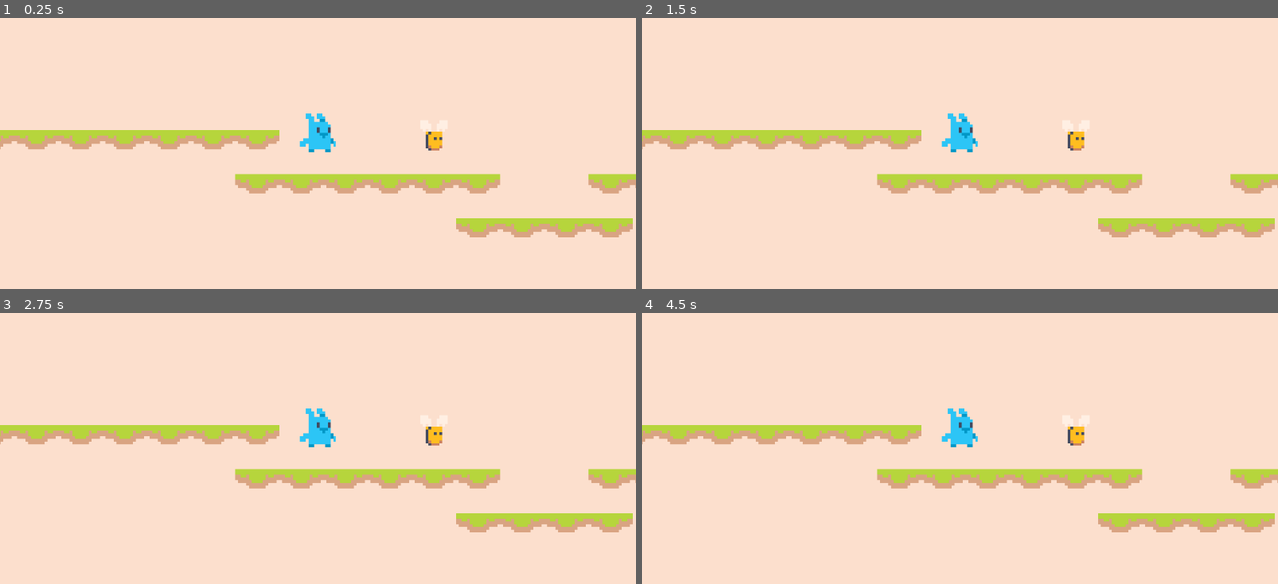
Above: before the commit, frames 1-4 (two rows, left to right).
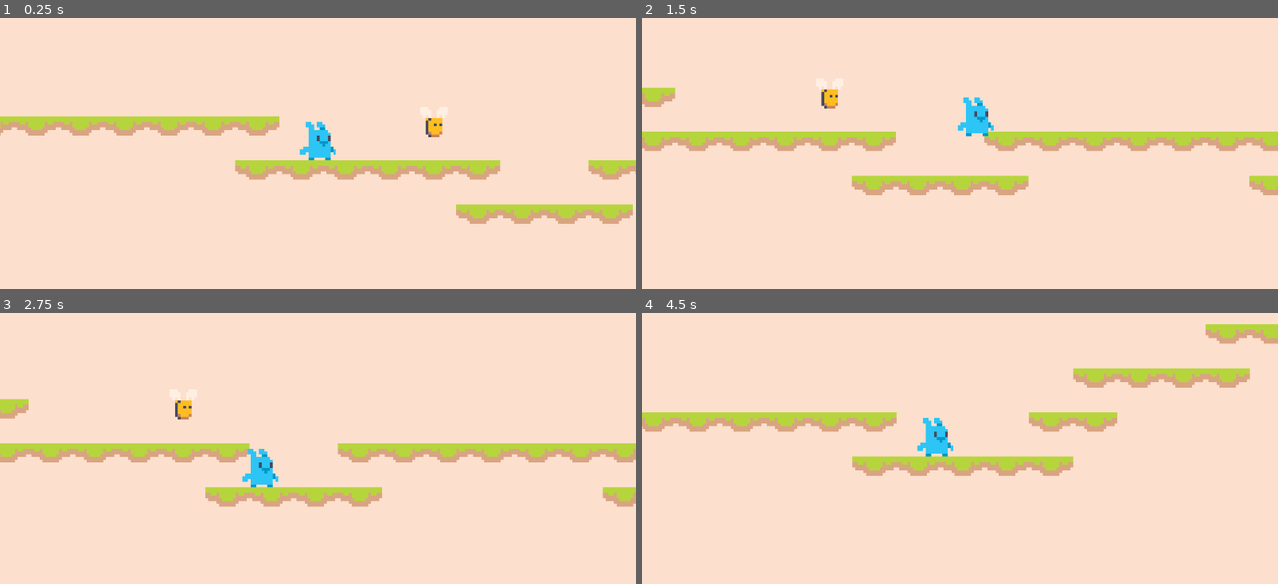
Above: after the commit, the same moments.

Repository: heliosalesjr/shaungodot
Game: Godot game, scene res://scenes/game.tscn
Same seed, same stepped clock (60 frames per second), same inputs: the game is played once before the commit and once after it.
Inputs:
- Up to frame 1 (0.25 s): no input
- Up to frame 2 (1.5 s): hold Down (shoot) 0.53-1.28 s; hold Right (right) from 0.53 s (still down); tap Space (jump) at 0.77, 0.8, 1.07, 1.35 s
- Up to frame 3 (2.75 s): tap Space (jump) at 1.52, 1.82, 2.3 s; tap Down (shoot) at 1.55 s; release Right (right) at 2.03 s; hold Left (left) from 2.03 s (still down); hold Down (shoot) from 2.03 s (still down)
- Up to frame 4 (4.5 s): release Left (left) at 2.78 s; release Down (shoot) at 2.78 s; hold Right (right) 2.78-4.28 s; tap Down (shoot) at 2.85, 4.35 s; tap Space (jump) at 3.02, 3.32, 3.6, 3.77, 4.07 s; hold Left (left) from 4.28 s (still down)

The runs differ from the first frame. In frame 1, 14% of the frame differs, in the area x 0-100%, y 35-81%; in frame 2, 11%; in frame 3, 15%, in the area x 0-100%, y 31-81%; in frame 4, 15%.

Commit message:
player movements

Diff:
--- a/project.godot
+++ b/project.godot
@@ -29,7 +29,8 @@
 }
 jump={
 "deadzone": 0.5,
-"events": [Object(InputEventKey,"resource_local_to_scene":fa …(140 unchanged characters)… d":false,"keycode":0,"physical_keycode":32,"key_label":0,"unicode":32,"echo":false,"script":null)
+"events": [Object(InputEventKey,"resource_local_to_scene":fa …(140 unchanged characters)… d":false,"keycode":0,"physical_keycode":4194320,"key_label":0,"unicode":0,"echo":false,"script":null)
+, Object(InputEventKey,"resource_local_to_scene":false,"resource_name":"","device":-1,"window_id":0,"alt_pressed":false,"shift_pressed":false,"ctrl_pressed":false,"meta_pressed":false,"pressed":false,"keycode":0,"physical_keycode":32,"key_label":0,"unicode":32,"echo":false,"script":null)
 ]
 }
 shoot={
--- a/scenes/level.tscn
+++ b/scenes/level.tscn
@@ -7,31 +7,104 @@
 [sub_resource type="TileSetAtlasSource" id="TileSetAtlasSource_07ill"]
 texture = ExtResource("1_0c252")
 3:0/0 = 0
+3:0/0/physics_layer_0/linear_velocity = Vector2(0, 0)
+3:0/0/physics_layer_0/angular_velocity = 0.0
+3:0/0/physics_layer_0/polygon_0/points = PackedVector2Array(-8, -8, 8, -8, 8, 8, -8, 8)
 4:0/0 = 0
+4:0/0/physics_layer_0/linear_velocity = Vector2(0, 0)
+4:0/0/physics_layer_0/angular_velocity = 0.0
+4:0/0/physics_layer_0/polygon_0/points = PackedVector2Array(-8, -8, 8, -8, 8, 8, -8, 8)
 5:0/0 = 0
+5:0/0/physics_layer_0/linear_velocity = Vector2(0, 0)
+5:0/0/physics_layer_0/angular_velocity = 0.0
+5:0/0/physics_layer_0/polygon_0/points = PackedVector2Array(-8, -8, 8, -8, 8, 8, -8, 8)
 6:0/0 = 0
+6:0/0/physics_layer_0/linear_velocity = Vector2(0, 0)
+6:0/0/physics_layer_0/angular_velocity = 0.0
+6:0/0/physics_layer_0/polygon_0/points = PackedVector2Array(-8, -8, 8, -8, 8, 8, -8, 8)
 7:0/0 = 0
+7:0/0/physics_layer_0/linear_velocity = Vector2(0, 0)
+7:0/0/physics_layer_0/angular_velocity = 0.0
+7:0/0/physics_layer_0/polygon_0/points = PackedVector2Array(-8, -8, 8, -8, 8, 8, -8, 8)
 8:0/0 = 0
+8:0/0/physics_layer_0/linear_velocity = Vector2(0, 0)
+8:0/0/physics_layer_0/angular_velocity = 0.0
+8:0/0/physics_layer_0/polygon_0/points = PackedVector2Array(-8, -8, 8, -8, 8, 8, -8, 8)
 9:0/0 = 0
+9:0/0/physics_layer_0/linear_velocity = Vector2(0, 0)
+9:0/0/physics_layer_0/angular_velocity = 0.0
+9:0/0/physics_layer_0/polygon_0/points = PackedVector2Array(-8, -8, 8, -8, 8, 8, -8, 8)
 3:1/0 = 0
+3:1/0/physics_layer_0/linear_velocity = Vector2(0, 0)
+3:1/0/physics_layer_0/angular_velocity = 0.0
+3:1/0/physics_layer_0/polygon_0/points = PackedVector2Array(-8, -8, 8, -8, 8, 8, -8, 8)
 4:1/0 = 0
+4:1/0/physics_layer_0/linear_velocity = Vector2(0, 0)
+4:1/0/physics_layer_0/angular_velocity = 0.0
+4:1/0/physics_layer_0/polygon_0/points = PackedVector2Array(-8, -8, 8, -8, 8, 8, -8, 8)
 5:1/0 = 0
+5:1/0/physics_layer_0/linear_velocity = Vector2(0, 0)
+5:1/0/physics_layer_0/angular_velocity = 0.0
+5:1/0/physics_layer_0/polygon_0/points = PackedVector2Array(-8, -8, 8, -8, 8, 8, -8, 8)
 6:1/0 = 0
+6:1/0/physics_layer_0/linear_velocity = Vector2(0, 0)
+6:1/0/physics_layer_0/angular_velocity = 0.0
+6:1/0/physics_layer_0/polygon_0/points = PackedVector2Array(-8, -8, 8, -8, 8, 8, -8, 8)
 7:1/0 = 0
+7:1/0/physics_layer_0/linear_velocity = Vector2(0, 0)
+7:1/0/physics_layer_0/angular_velocity = 0.0
+7:1/0/physics_layer_0/polygon_0/points = PackedVector2Array(-8, -8, 8, -8, 8, 8, -8, 8)
 8:1/0 = 0
+8:1/0/physics_layer_0/linear_velocity = Vector2(0, 0)
+8:1/0/physics_layer_0/angular_velocity = 0.0
+8:1/0/physics_layer_0/polygon_0/points = PackedVector2Array(-8, -8, 8, -8, 8, 8, -8, 8)
 9:1/0 = 0
+9:1/0/physics_layer_0/linear_velocity = Vector2(0, 0)
+9:1/0/physics_layer_0/angular_velocity = 0.0
+9:1/0/physics_layer_0/polygon_0/points = PackedVector2Array(-8, -8, 8, -8, 8, 8, -8, 8)
 0:2/0 = 0
+0:2/0/physics_layer_0/linear_velocity = Vector2(0, 0)
+0:2/0/physics_layer_0/angular_velocity = 0.0
+0:2/0/physics_layer_0/polygon_0/points = PackedVector2Array(-8, -8, 8, -8, 8, 8, -8, 8)
 1:2/0 = 0
+1:2/0/physics_layer_0/linear_velocity = Vector2(0, 0)
+1:2/0/physics_layer_0/angular_velocity = 0.0
+1:2/0/physics_layer_0/polygon_0/points = PackedVector2Array(-8, -8, 8, -8, 8, 8, -8, 8)
 2:2/0 = 0
+2:2/0/physics_layer_0/linear_velocity = Vector2(0, 0)
+2:2/0/physics_layer_0/angular_velocity = 0.0
+2:2/0/physics_layer_0/polygon_0/points = PackedVector2Array(-8, -8, 8, -8, 8, 8, -8, 8)
 3:2/0 = 0
+3:2/0/physics_layer_0/linear_velocity = Vector2(0, 0)
+3:2/0/physics_layer_0/angular_velocity = 0.0
+3:2/0/physics_layer_0/polygon_0/points = PackedVector2Array(-8, -8, 8, -8, 8, 8, -8, 8)
 4:2/0 = 0
+4:2/0/physics_layer_0/linear_velocity = Vector2(0, 0)
+4:2/0/physics_layer_0/angular_velocity = 0.0
+4:2/0/physics_layer_0/polygon_0/points = PackedVector2Array(-8, -8, 8, -8, 8, 8, -8, 8)
 5:2/0 = 0
+5:2/0/physics_layer_0/linear_velocity = Vector2(0, 0)
+5:2/0/physics_layer_0/angular_velocity = 0.0
+5:2/0/physics_layer_0/polygon_0/points = PackedVector2Array(-8, -8, 8, -8, 8, 8, -8, 8)
 6:2/0 = 0
+6:2/0/physics_layer_0/linear_velocity = Vector2(0, 0)
+6:2/0/physics_layer_0/angular_velocity = 0.0
+6:2/0/physics_layer_0/polygon_0/points = PackedVector2Array(-8, -8, 8, -8, 8, 8, -8, 8)
 7:2/0 = 0
+7:2/0/physics_layer_0/linear_velocity = Vector2(0, 0)
+7:2/0/physics_layer_0/angular_velocity = 0.0
+7:2/0/physics_layer_0/polygon_0/points = PackedVector2Array(-8, -8, 8, -8, 8, 8, -8, 8)
 8:2/0 = 0
+8:2/0/physics_layer_0/linear_velocity = Vector2(0, 0)
+8:2/0/physics_layer_0/angular_velocity = 0.0
+8:2/0/physics_layer_0/polygon_0/points = PackedVector2Array(-8, -8, 8, -8, 8, 8, -8, 8)
 9:2/0 = 0
+9:2/0/physics_layer_0/linear_velocity = Vector2(0, 0)
+9:2/0/physics_layer_0/angular_velocity = 0.0
+9:2/0/physics_layer_0/polygon_0/points = PackedVector2Array(-8, -8, 8, -8, 8, 8, -8, 8)
 
 [sub_resource type="TileSet" id="TileSet_ejjmk"]
+physics_layer_0/collision_layer = 1
 sources/0 = SubResource("TileSetAtlasSource_07ill")
 
 [node name="Level" type="Node2D"]
--- /dev/null
+++ b/scenes/player.gd
@@ -0,0 +1,30 @@
+extends CharacterBody2D
+
+var direction_x := 0
+@export var speed = 150
+
+var can_shoot = true
+
+func _process(delta):
+	get_input()
+	apply_gravity()
+	velocity.x = direction_x * speed
+	move_and_slide()
+
+func get_input():
+	direction_x = Input.get_axis("left","right")
+
+	if Input.is_action_just_pressed("jump") && is_on_floor():
+		velocity.y = -200
+
+	if Input.is_action_pressed("shoot") && can_shoot:
+		print("shoot")
+		can_shoot = false
+		$Timers/CoolDownTimer.start()
+
+func apply_gravity():
+	velocity.y += 20
+
+
+func _on_cool_down_timer_timeout():
+	can_shoot = true
--- a/scenes/player.tscn
+++ b/scenes/player.tscn
@@ -1,5 +1,6 @@
-[gd_scene load_steps=3 format=3 uid="uid://dy67rr5jfihdv"]
+[gd_scene load_steps=4 format=3 uid="uid://dy67rr5jfihdv"]
 
+[ext_resource type="Script" path="res://scenes/player.gd" id="1_3wmog"]
 [ext_resource type="Texture2D" uid="uid://chr56cmye6dac" path="res://assets/graphics/player/basic/idle.png" id="1_g14gr"]
 
 [sub_resource type="CapsuleShape2D" id="CapsuleShape2D_dcp4t"]
@@ -7,6 +8,7 @@
 height = 14.0
 
 [node name="Player" type="CharacterBody2D"]
+script = ExtResource("1_3wmog")
 
 [node name="Sprite2D" type="Sprite2D" parent="."]
 texture = ExtResource("1_g14gr")
@@ -17,3 +19,11 @@
 [node name="Camera2D" type="Camera2D" parent="."]
 zoom = Vector2(5, 5)
 position_smoothing_enabled = true
+
+[node name="Timers" type="Node" parent="."]
+
+[node name="CoolDownTimer" type="Timer" parent="Timers"]
+wait_time = 0.7
+one_shot = true
+
+[connection signal="timeout" from="Timers/CoolDownTimer" to="." method="_on_cool_down_timer_timeout"]
